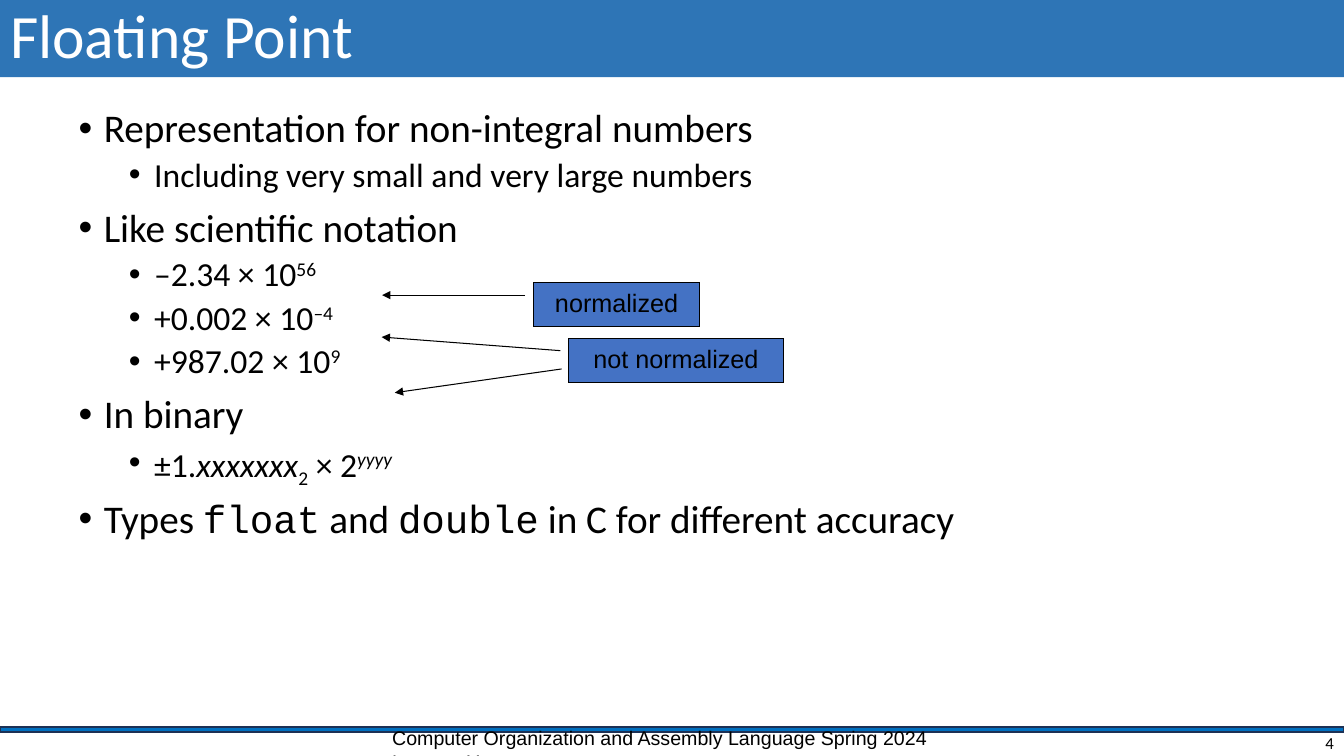
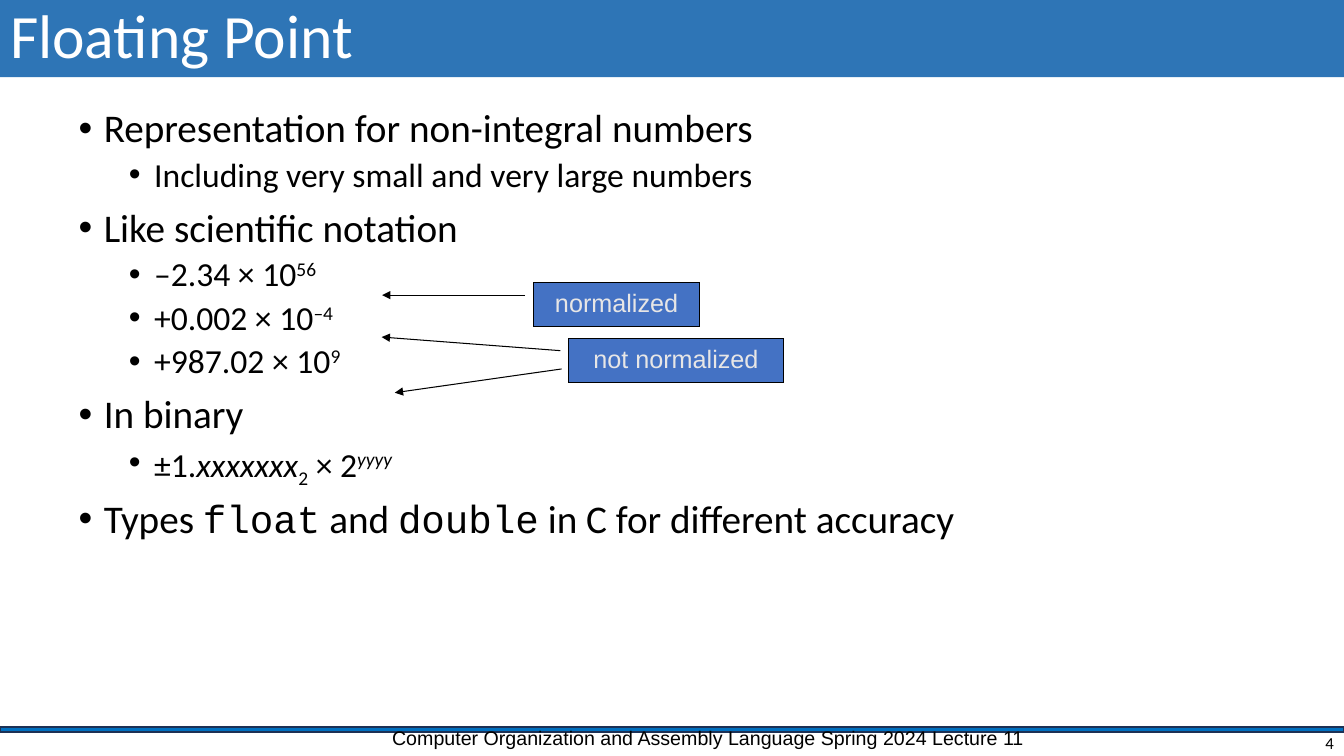
Before and after one commit to shahidmasud/shahidmasud.github.io, a slide deck: slide 4 of CompOrg_Lec11_Spr2024.ppsx. Drawn at 1344x756 pixels with LibreOffice and Linux fonts; fonts in the diff are those of the drawing; background and template pictures are left out. Boxes give left, top, right and bottom in pixels: in the first picture for what was removed or moved away, otherwise in the second. Text is boxed around its words. In the diff, an @@ line names an element or a change of style, - is before the commit and + after.

```diff
--- a/CompOrg_Lec11_Spr2024.ppsx
+++ b/CompOrg_Lec11_Spr2024.ppsx
@@ border callout "normalized" at box(533, 282, 700, 327): text colour #000000 to #E7E6E6 @@
@@ border callout "not normalized" at box(569, 338, 783, 382): text colour #000000 to #E7E6E6 @@
@@ text "Computer Organization and Assembly Language ..." rewrapped from box(392, 730, 927, 749) to box(392, 730, 1023, 749) @@
```
Also in this commit, not shown: 12 other slides changed, 4 other files.
